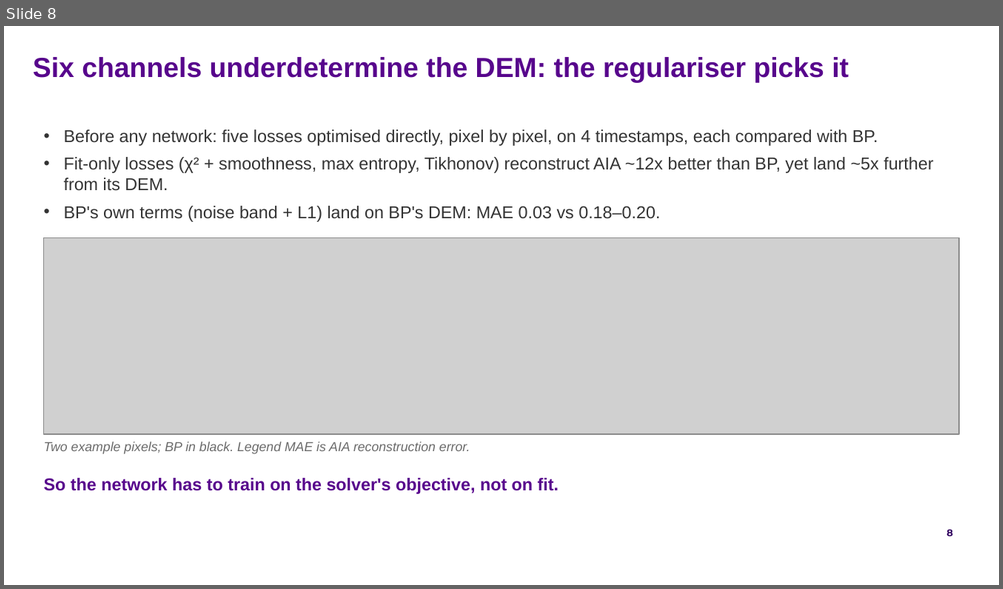
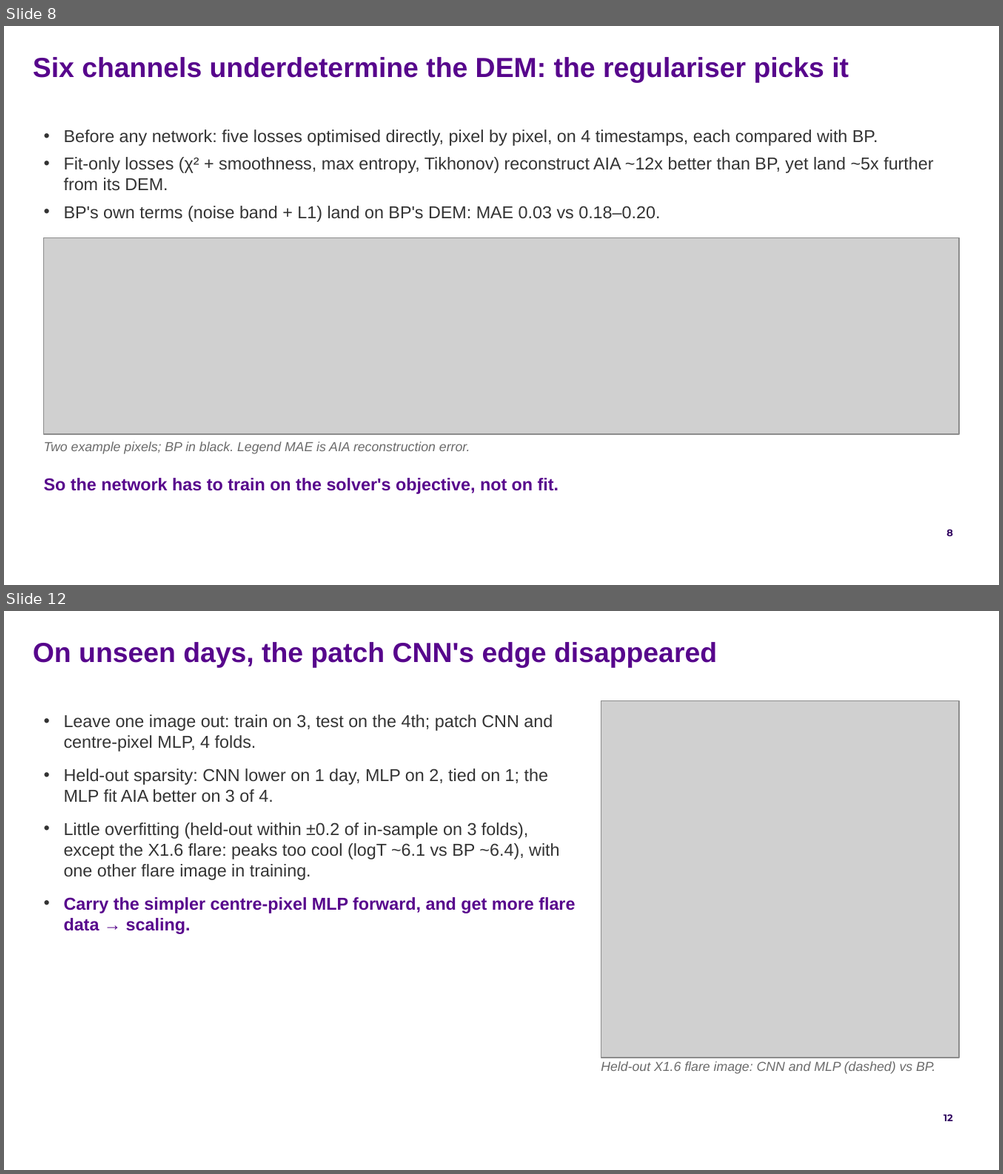
Before and after one commit to FruitPnchSamuraiG/solar-dem-inversion, a slide deck: slides/DEM_deck_v2.pptx. Shown one above the other, each under a label of ours: slide 8 before the commit, slides 8 and 12 after it; the slides between them are not shown. The pictures are 1003x589 and 1003x1174 pixels, drawn with LibreOffice and Linux fonts; fonts in the diff are those of the drawing; grey boxes stand for pictures; background and template pictures are left out. Boxes give left, top, right and bottom in pixels: in the first picture for what was removed or moved away, otherwise in the second. Text is boxed around its words. In the diff, an @@ line names an element or a change of style, - is before the commit and + after.

Commit message:
slides: section 3 draft, architecture on small data
Divider plus three slides: the first per-pixel MLP's noisy curves and the
patch CNN, the capacity-matched ablation as a dot plot against BP's 1.79,
and leave-one-image-out showing the CNN's edge gone on unseen days. Also
takes the data-slide wording edited in Google Slides. No figure of the noisy
MLP exists (checkpoint not kept); the v1 deck's noisy_nn.png showed the
direct-optimisation baselines instead, so it is not reused.

```diff
--- a/slides/DEM_deck_v2.pptx
+++ b/slides/DEM_deck_v2.pptx
@@ slide 12 added at (x1=4, y1=611, x2=999, y2=1170), background #FFFFFF; not listed: 1 template element that a slide beside it also shows @@
@@ text added at (x1=33, y1=642, x2=717, y2=668), 20 pt, text #57068C, bold @@
+On unseen days, the patch CNN's edge disappeared
@@ text added at (x1=64, y1=715, x2=575, y2=934), 12.5 pt, text #333333 @@
+• Leave one image out: train on 3, test on the 4th; patch CNN and centre-pixel MLP, 4 folds.
+• Held-out sparsity: CNN lower on 1 day, MLP on 2, tied on 1; the MLP fit AIA better on 3 of 4.
+• Little overfitting (held-out within ±0.2 of in-sample on 3 folds), except the X1.6 flare: peaks too cool (logT ~6.1 vs BP ~6.4), with one other flare image in training.
+• Carry the simpler centre-pixel MLP forward, and get more flare data → scaling.
@@ picture added at (x1=600, y1=701, x2=959, y2=1059) @@
@@ text added at (x1=600, y1=1062, x2=935, y2=1074), 9.5 pt, text #6B6B6B, italic @@
+Held-out X1.6 flare image: CNN and MLP (dashed) vs BP.
```
Also in this commit, not shown: 1 slide changed, 3 other slides added, 2 other files.
